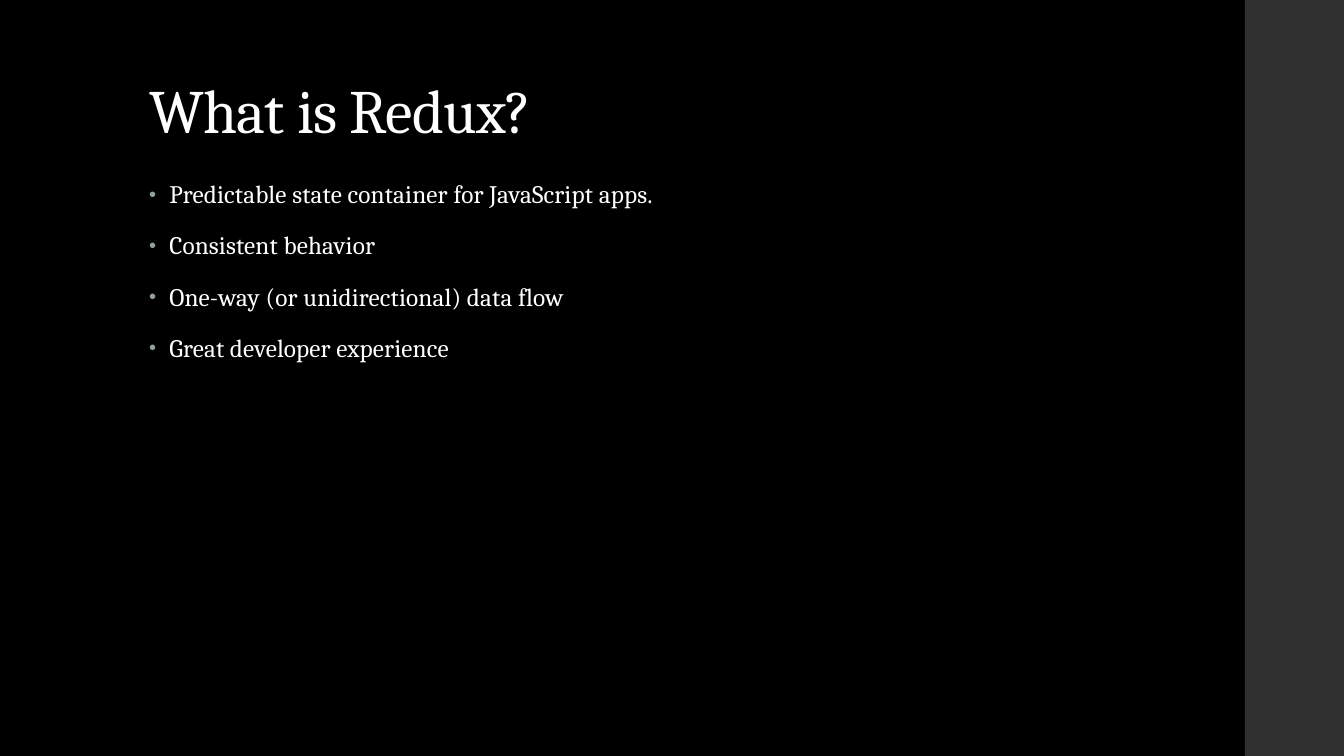
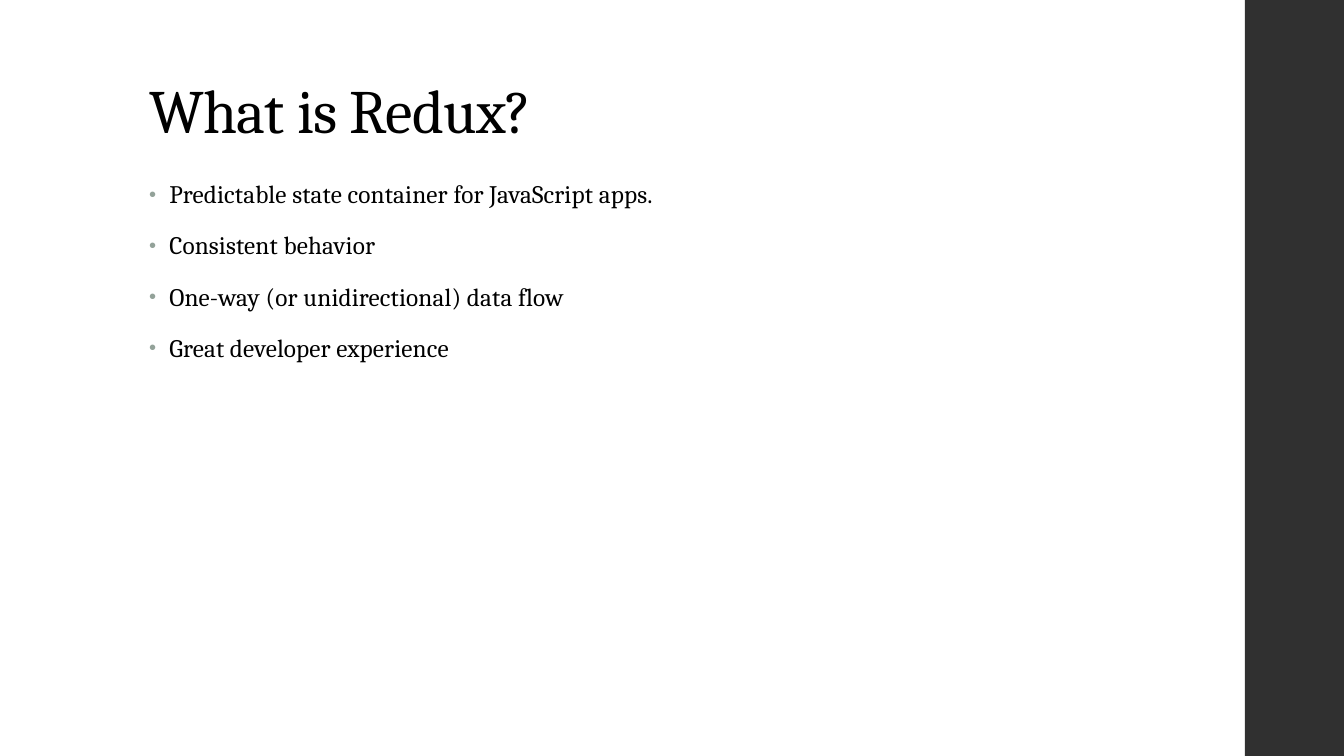
Before and after one commit to arunicus/tic-tac-toe, a slide deck: slide 2 of Redux.pptx. Drawn at 1344x756 pixels with LibreOffice and Linux fonts; fonts in the diff are those of the drawing. Boxes give left, top, right and bottom in pixels: in the first picture for what was removed or moved away, otherwise in the second. Text is boxed around its words. In the diff, an @@ line names an element or a change of style, - is before the commit and + after.

```diff
--- a/Redux.pptx
+++ b/Redux.pptx
@@ background #000000 to #FFFFFF @@
@@ title "What is Redux?" at (149,90,532,134): text colour #FFFFFF to #000000 @@
@@ text "Predictable state container for JavaScript ..." at (169,185,653,363): text colour #FFFFFF to #000000 @@
```
Also in this commit, not shown: 10 other slides changed, 5 slides removed, 9 other files.
